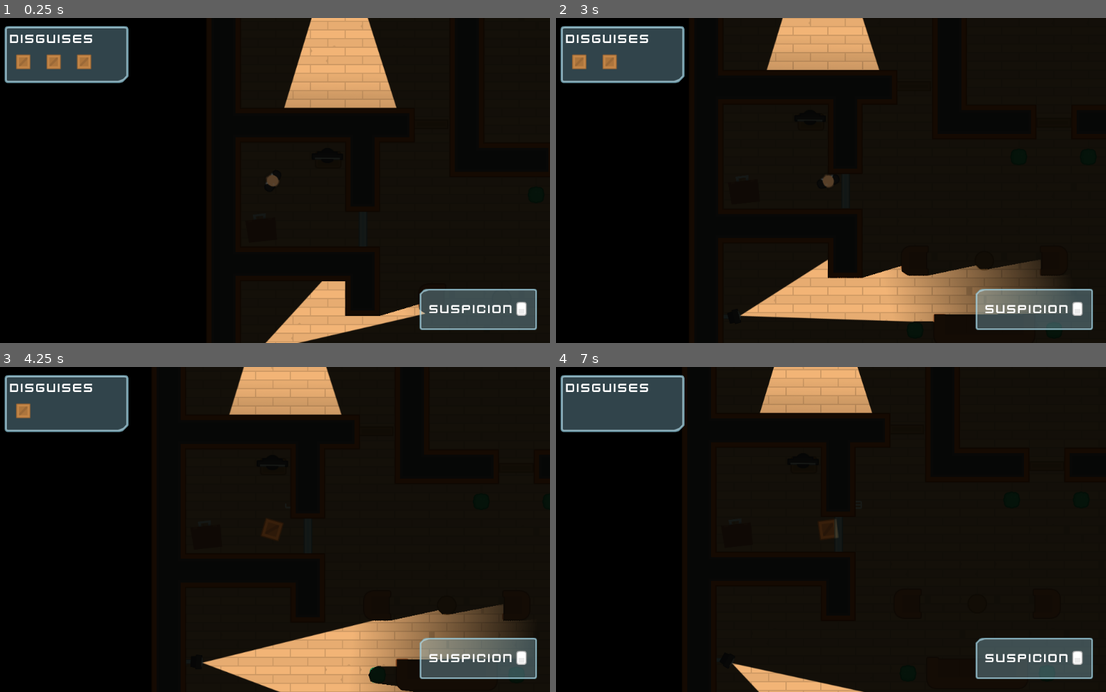
Above: before the commit, frames 1-4 (two rows, left to right).
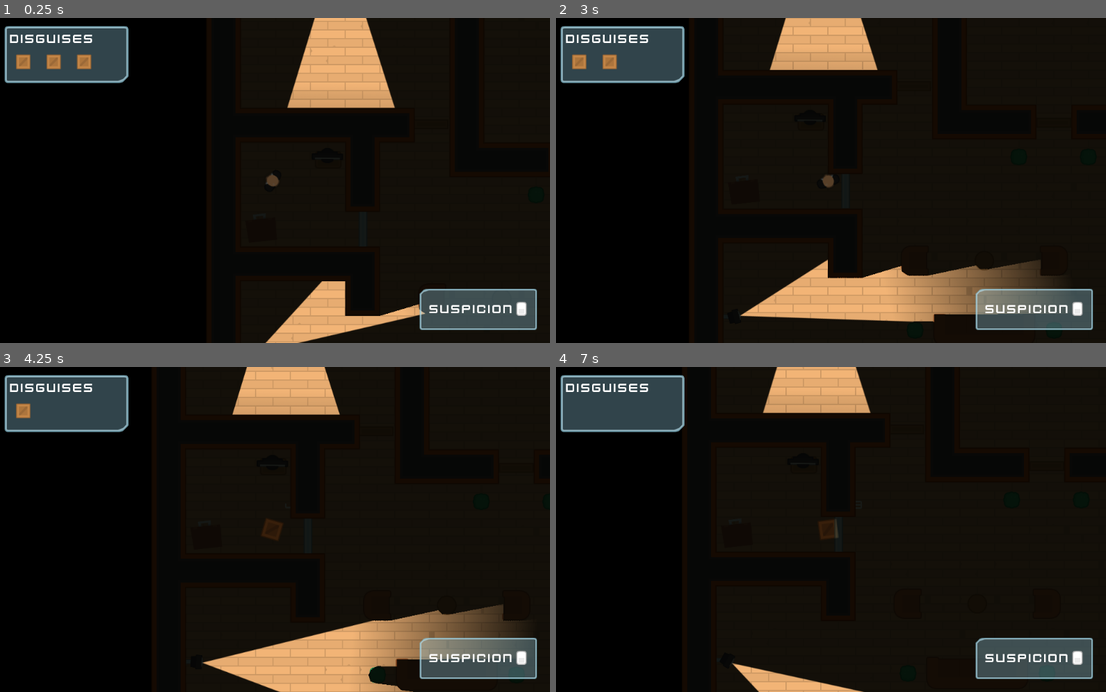
Above: after the commit, the same moments.

Repository: ColinJWright/HeistMeisters
Game: Godot game, scene res://Levels/Level1.tscn
Two runs of this game, one before a commit and one after it. Both use one fixed random seed, a clock stepped at 60 frames per second and the inputs below.
Inputs (mouse positions are in pixels of both pictures, inside the frame that each line leads up to):
- Up to frame 1 (0.25 s): no input
- Up to frame 2 (3 s): tap Enter at 0.5 s; move the mouse to (985, 125) at 0.52 s; hold D (move_right) 0.53-1.28 s; tap E (toggle_disguise) at 0.6, 2.1 s; click (985, 125) at 0.67 s; move the mouse to (902, 229) at 1.27 s; hold S (move_down) 1.28-2.03 s; tap Space (toggle_vision_mode) at 1.35, 2.85 s; click (902, 229) at 1.42 s; move the mouse to (1105, 144) at 2.02 s; hold D (move_right) 2.03-2.78 s; click (1105, 144) at 2.17 s; move the mouse to (814, 141) at 2.77 s; hold W (move_up) from 2.78 s (still down); click (814, 141) at 2.92 s
- Up to frame 3 (4.25 s): move the mouse to (440, 578) at 3.52 s; release W (move_up) at 3.53 s; hold A (move_left) from 3.53 s (still down); tap E (toggle_disguise) at 3.6 s
- Up to frame 4 (7 s): move the mouse to (660, 480) at 4.27 s; tap Space (toggle_vision_mode) at 4.35, 5.85 s; move the mouse to (853, 529) at 5.02 s; release A (move_left) at 5.03 s; hold S (move_down) 5.03-5.78 s; tap E (toggle_disguise) at 5.1, 6.6 s; click (853, 529) at 5.17 s; move the mouse to (743, 448) at 5.77 s; hold D (move_right) 5.78-6.53 s; move the mouse to (952, 513) at 6.52 s; hold W (move_up) from 6.53 s (still down)

The runs differ from the first frame. In frame 1, 0.3% of the frame differs, in the area x 51-73%, y 0-28%; in frame 2, 0.2%; in frame 3, 0.2%; in frame 4, 0.2%.
Error in both runs: Invalid get index '0' (on base: 'PoolVector2Array'). (res://Characters/NPCs/Guard.gd:23)

Commit message:
Lesson 72 complete. Added an Exit that checks whether the Player is carrying a Briefcase.

Diff:
--- /dev/null
+++ b/Exit.gd
@@ -0,0 +1,5 @@
+extends ColorRect
+
+func _on_Area2D_body_entered(body):
+	if body.has_node("Briefcase"):
+		get_tree().quit()
--- /dev/null
+++ b/Levels/Exit.tscn
@@ -0,0 +1,37 @@
+[gd_scene load_steps=4 format=2]
+
+[ext_resource path="res://Interface/Theme.tres" type="Theme" id=1]
+[ext_resource path="res://Exit.gd" type="Script" id=2]
+
+[sub_resource type="RectangleShape2D" id=1]
+extents = Vector2( 100, 50 )
+
+[node name="Exit" type="ColorRect"]
+margin_right = 40.0
+margin_bottom = 40.0
+rect_min_size = Vector2( 200, 100 )
+theme = ExtResource( 1 )
+color = Color( 0.756863, 0.776471, 0.156863, 0.447059 )
+script = ExtResource( 2 )
+__meta__ = {
+"_edit_use_anchors_": false
+}
+
+[node name="Label" type="Label" parent="."]
+anchor_left = 0.5
+anchor_top = 0.5
+anchor_right = 0.5
+anchor_bottom = 0.5
+margin_left = -34.0
+margin_top = -13.5
+margin_right = 34.0
+margin_bottom = 13.5
+text = "Exit"
+
+[node name="Area2D" type="Area2D" parent="."]
+position = Vector2( 100, 50 )
+collision_layer = 0
+
+[node name="CollisionShape2D" type="CollisionShape2D" parent="Area2D"]
+shape = SubResource( 1 )
+[connection signal="body_entered" from="Area2D" to="." method="_on_Area2D_body_entered"]
--- a/Levels/Level1.tscn
+++ b/Levels/Level1.tscn
@@ -62,7 +62,7 @@
 rotation = -1.5708
 
 [node name="Guard" parent="Guards" index="0" instance=ExtResource( 3 )]
-position = Vector2( 310, -278 )
+position = Vector2( 311.414, -263.858 )
 rotation = 1.5708
 collision_mask = 2147483651
 
@@ -101,4 +101,10 @@
 position = Vector2( 287.42, 152.096 )
 rotation = 1.58288
 lock_group = "1"
+
+[node name="Exit" parent="." index="10"]
+margin_left = 581.242
+margin_top = -313.955
+margin_right = 781.242
+margin_bottom = -213.955
 [connection signal="combination" from="Computers/Computer" to="LockedDoors/LockedDoor" method="_on_Computer_combination"]
--- a/Levels/TemplateLevel.tscn
+++ b/Levels/TemplateLevel.tscn
@@ -1,10 +1,11 @@
-[gd_scene load_steps=27 format=2]
+[gd_scene load_steps=28 format=2]
 
 [ext_resource path="res://Tiles/tiles.tres" type="TileSet" id=1]
 [ext_resource path="res://Characters/Player.tscn" type="PackedScene" id=2]
 [ext_resource path="res://GFX/Tilesheet/tilesheet_complete.png" type="Texture" id=3]
 [ext_resource path="res://Interface/VisionMode.tscn" type="PackedScene" id=4]
 [ext_resource path="res://Interface/GUI.tscn" type="PackedScene" id=5]
+[ext_resource path="res://Levels/Exit.tscn" type="PackedScene" id=6]
 
 [sub_resource type="OccluderPolygon2D" id=1]
 polygon = PoolVector2Array( 4, 4, 4, 4, 4, 52, 12, 60, 64, 60, 64, 4 )
@@ -327,3 +328,5 @@
 [node name="Computers" type="Node" parent="."]
 
 [node name="GUI" parent="." instance=ExtResource( 5 )]
+
+[node name="Exit" parent="." instance=ExtResource( 6 )]
